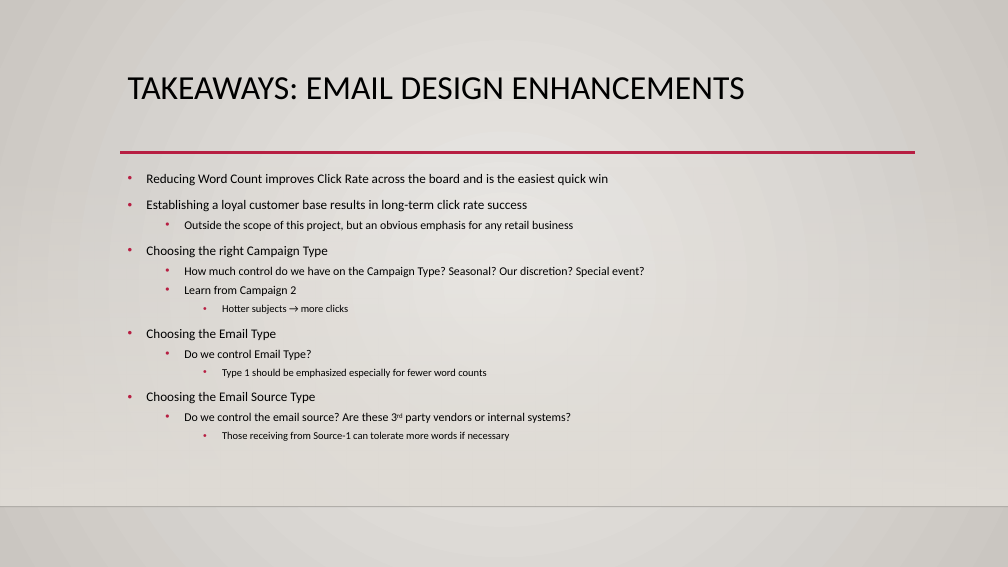
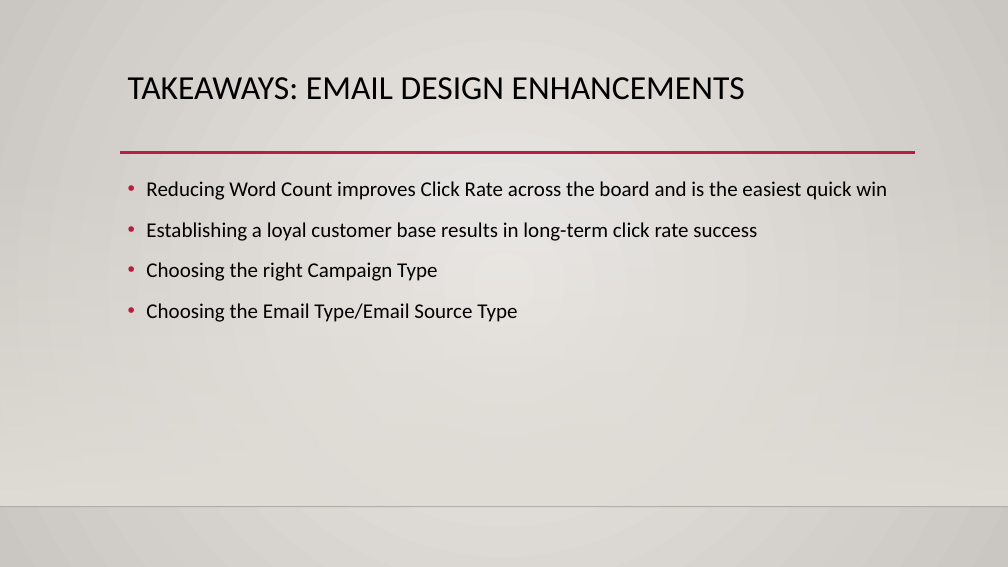
Before and after one commit to bgilliland/credible_takehome, a slide deck: slide 19 of docs/gilliland_credible_takehome.pptx (slide 18 before the commit). Drawn at 1008x567 pixels with LibreOffice and Linux fonts; fonts in the diff are those of the drawing; background and template pictures are left out. Boxes give left, top, right and bottom in pixels: in the first picture for what was removed or moved away, otherwise in the second. Text is boxed around its words. In the diff, an @@ line names an element or a change of style, - is before the commit and + after.

```diff
--- a/docs/gilliland_credible_takehome.pptx
+++ b/docs/gilliland_credible_takehome.pptx
@@ text at bbox=[146, 181, 887, 281]: size 12.5 to 20 pt in "Reducing Word Count improves Click Rate across ...", "Establishing a loyal customer base results in ...", "Choosing the right Campaign Type"; line spacing 1 to 1.2 @@
@@ text at bbox=[184, 220, 573, 231]: paragraph removed @@
-  • Outside the scope of this project, but an obvious emphasis for any retail business
@@ text at bbox=[146, 303, 517, 322]: text changed; size 11.2 to 20 pt @@
-  • How much control do we have on the Campaign Type? Seasonal? Our discretion? Special event?
-  • Learn from Campaign 2
-    • Hotter subjects → more clicks
-• Choosing the Email Type
-  • Do we control Email Type?
-    • Type 1 should be emphasized especially for fewer word counts
-• Choosing the Email Source Type
-  • Do we control the email source? Are these 3rd party vendors or internal systems?
-    • Those receiving from Source-1 can tolerate more words if necessary
+• Choosing the Email Type/Email Source Type
```
Also in this commit, not shown: 21 other slides changed, 2 slides added, 2 slides removed, 4 other files.
